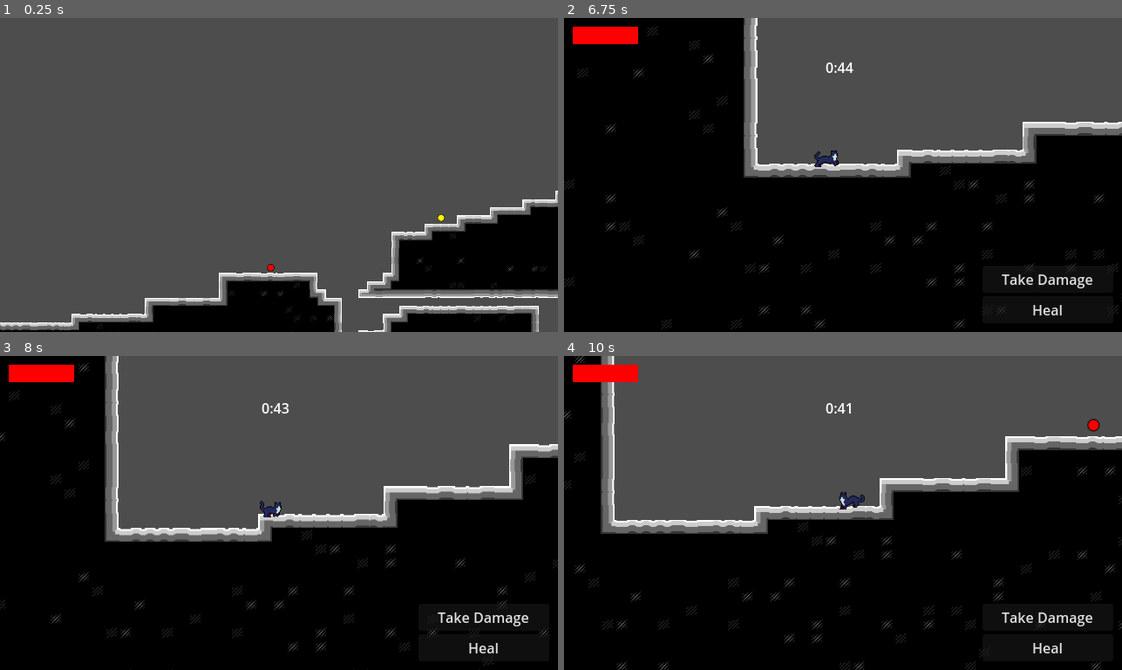
Above: before the commit, frames 1-4 (two rows, left to right).
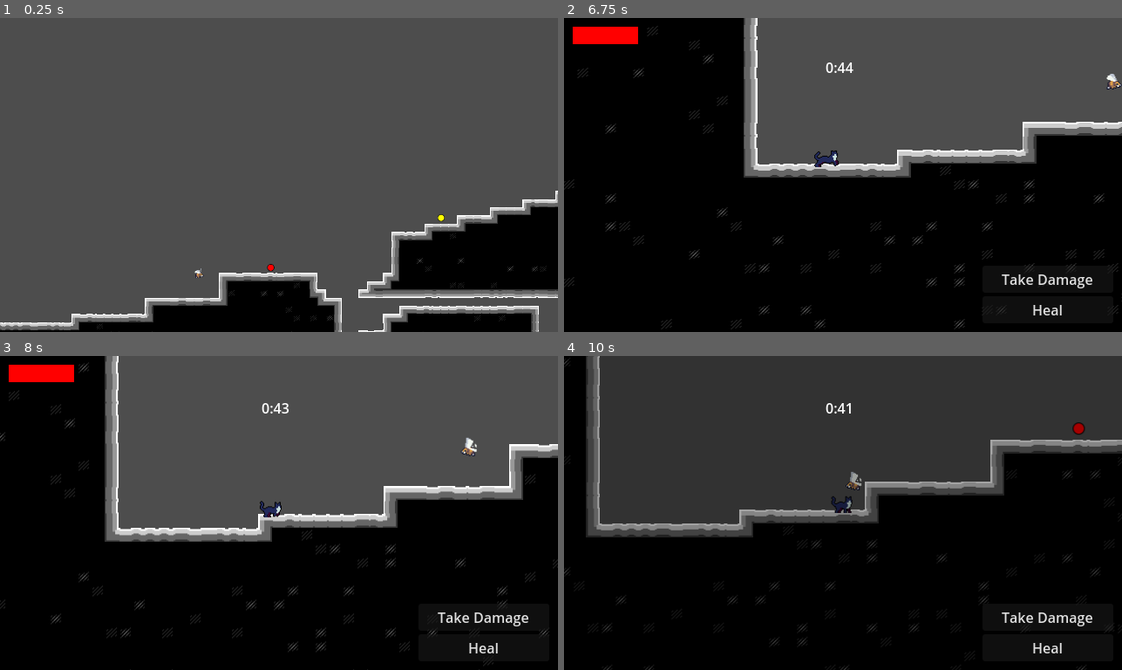
Above: after the commit, the same moments.

Repository: EmperorCookie/groundhogvania
Game: Godot game, scene res://levels/prototype/prototype_level.tscn
Two runs of this game, one before a commit and one after it. Both use one fixed random seed, a clock stepped at 60 frames per second and the inputs below. This scene is started directly instead of the project's main scene.
Inputs:
- Up to frame 1 (0.25 s): no input
- Up to frame 2 (6.75 s): hold Right (player_right) 0.53-1.25 s; tap Shift (player_dash) at 0.6, 2.1, 2.85, 3.6, 5.1, 5.85, 6.6 s; tap Space (player_jump) at 0.77, 2.27, 3.77, 5.27, 6.02 s; click "Take Damage" at 1.25 s; hold Right (player_right) 2.03-2.78 s; hold Left (player_left) 2.78-4.25 s; click "Heal" at 4.25 s; hold Left (player_left) 5.03-5.78 s; hold Right (player_right) from 5.78 s (still down)
- Up to frame 3 (8 s): keep holding Right (player_right); tap Shift (player_dash) at 7.35 s; tap Space (player_jump) at 7.52 s
- Up to frame 4 (10 s): tap Shift (player_dash) at 8.1, 8.85, 9.6 s; tap Space (player_jump) at 8.27, 9.02 s; release Right (player_right) at 9.53 s; hold Left (player_left) from 9.53 s (still down)

The runs differ from the first frame. In frame 1, less than 0.1% of the frame differs, in the area x 34-37%, y 79-83%; in frame 2, less than 0.1%; in frame 3, 0.1%; in frame 4, 46%, in the area x 0-100%, y 0-100%.

Commit message:
Added bee enemy

Diff:
--- /dev/null
+++ b/enemies/bee/bee.gd
@@ -0,0 +1,71 @@
+class_name Bee
+
+extends CharacterBody2D
+
+# References
+@export var player: Player = null
+@export var animation_player: AnimationPlayer = null
+@export var horizontal_flipper: Node2D = null
+
+# Stats
+@export var aggro_distance = 16 * Player.GRID
+@export var deaggro_distance = 24 * Player.GRID
+@export var speed = 8 * Player.GRID
+@export var acceleration = 4
+@export var bounce_speed = 12 * Player.GRID
+
+# Animations
+var animations: Dictionary[String, String] = {
+	fly = "bee/fly",
+	death = "bee/death",
+}
+
+# State
+var target: Player = null
+var bounce: Vector2 = Vector2.ZERO
+var neutralized: bool = false
+
+func _ready():
+	animation_player.play(animations["fly"])
+
+func _physics_process(delta: float):
+	var _player_distance: float = (position - player.position).length() / Player.METER_PX
+	if _player_distance <= aggro_distance and target == null:
+		target = player
+	if _player_distance > deaggro_distance:
+		target = null
+	var _direction: Vector2 = Vector2.ZERO
+	if target != null and not neutralized:
+		_direction = (player.position - position).normalized()
+	var _velocity: Vector2 = Player.velocity_meter(self)
+	var _acceleration: float = speed * acceleration * delta
+	if bounce != Vector2.ZERO:
+		_velocity = bounce
+		bounce = Vector2.ZERO
+	if _direction != Vector2.ZERO:
+		_velocity += _direction * _acceleration
+	else:
+		_velocity = _velocity.normalized() * max(_velocity.length() - _acceleration, 0)
+	if _velocity.length() > speed:
+		_velocity = _velocity.normalized() * speed
+	velocity = _velocity * Player.METER_PX
+	horizontal_flipper.scale.x = 1 if velocity.x >= 0 else -1
+	move_and_slide()
+	for i in get_slide_collision_count():
+		var collision: KinematicCollision2D = get_slide_collision(i)
+		var collider: Object = collision.get_collider()
+		if bounce == Vector2.ZERO:
+			bounce = collision.get_normal() * bounce_speed
+		if collider is Player:
+			var _player_velocity: Vector2 = Player.velocity_meter(collider)
+			print_debug(collider.position, ", ", position, ", ", _player_velocity)
+			if collider.position.y < position.y and _player_velocity.y >= 0:
+				collider.impulse.y = -bounce_speed
+				collider.impulse.x = _player_velocity.x
+				neutralized = true
+				animation_player.play(animations["death"])
+			elif not neutralized:
+				collider.facing = 1 if position.x - collider.position.x >= 0 else -1
+				collider.player_take_damage()
+	if neutralized and animation_player.current_animation != animations["death"]:
+		queue_free()
--- a/enemies/bee/bee.tscn
+++ b/enemies/bee/bee.tscn
@@ -1,6 +1,8 @@
-[gd_scene load_steps=8 format=3 uid="uid://b0simqtpgrgef"]
+[gd_scene load_steps=10 format=3 uid="uid://b0simqtpgrgef"]
 
 [ext_resource type="Texture2D" uid="uid://cuiwnumvxadxs" path="res://assets/bee/S_Walk.png" id="1_gak08"]
+[ext_resource type="Script" uid="uid://borceaifva6tq" path="res://enemies/bee/bee.gd" id="1_tfew5"]
+[ext_resource type="Texture2D" uid="uid://bnok5cqfiue7x" path="res://assets/bee/S_Death.png" id="3_atr2t"]
 
 [sub_resource type="Animation" id="Animation_atr2t"]
 length = 0.001
@@ -16,6 +18,18 @@
 "update": 1,
 "values": [2]
 }
+tracks/1/type = "value"
+tracks/1/imported = false
+tracks/1/enabled = true
+tracks/1/path = NodePath(".:texture")
+tracks/1/interp = 1
+tracks/1/loop_wrap = true
+tracks/1/keys = {
+"times": PackedFloat32Array(0),
+"transitions": PackedFloat32Array(1),
+"update": 1,
+"values": [ExtResource("1_gak08")]
+}
 
 [sub_resource type="AnimationLibrary" id="AnimationLibrary_edrlf"]
 _data = {
@@ -23,11 +37,37 @@
 }
 
 [sub_resource type="Animation" id="Animation_tfew5"]
+length = 0.400007
+step = 0.0666667
+tracks/0/type = "value"
+tracks/0/imported = false
+tracks/0/enabled = true
+tracks/0/path = NodePath(".:frame")
+tracks/0/interp = 1
+tracks/0/loop_wrap = true
+tracks/0/keys = {
+"times": PackedFloat32Array(0, 0.0666667, 0.133333, 0.2, 0.266667, 0.333333),
+"transitions": PackedFloat32Array(1, 1, 1, 1, 1, 1),
+"update": 1,
+"values": [0, 1, 2, 3, 4, 5]
+}
+tracks/1/type = "value"
+tracks/1/imported = false
+tracks/1/enabled = true
+tracks/1/path = NodePath(".:texture")
+tracks/1/interp = 1
+tracks/1/loop_wrap = true
+tracks/1/keys = {
+"times": PackedFloat32Array(0),
+"transitions": PackedFloat32Array(1),
+"update": 1,
+"values": [ExtResource("3_atr2t")]
+}
 
 [sub_resource type="Animation" id="Animation_gak08"]
 length = 0.400007
 loop_mode = 1
-step = 0.0166667
+step = 0.0666667
 tracks/0/type = "value"
 tracks/0/imported = false
 tracks/0/enabled = true
@@ -50,7 +90,10 @@
 [sub_resource type="CircleShape2D" id="CircleShape2D_gak08"]
 radius = 5.0
 
-[node name="Bee" type="CharacterBody2D"]
+[node name="Bee" type="CharacterBody2D" node_paths=PackedStringArray("animation_player", "horizontal_flipper")]
+script = ExtResource("1_tfew5")
+animation_player = NodePath("HorizontalFlipper/Sprite2D/AnimationPlayer")
+horizontal_flipper = NodePath("HorizontalFlipper")
 
 [node name="HorizontalFlipper" type="Node2D" parent="."]
 
--- a/levels/prototype/prototype_level.tscn
+++ b/levels/prototype/prototype_level.tscn
@@ -10,6 +10,7 @@
 [ext_resource type="PackedScene" uid="uid://e1l73ewb8ssq" path="res://items/item_add_time.tscn" id="8_jrhx3"]
 [ext_resource type="PackedScene" uid="uid://rhy5iqavhl6k" path="res://items/item_pause_time.tscn" id="9_2dl6f"]
 [ext_resource type="PackedScene" uid="uid://cvd1n27hndunl" path="res://powerups/power_up_double_jump.tscn" id="10_1fcek"]
+[ext_resource type="PackedScene" uid="uid://b0simqtpgrgef" path="res://enemies/bee/bee.tscn" id="11_o8nxb"]
 
 [node name="PrototypeLevel" type="Node2D"]
 
@@ -52,3 +53,7 @@
 
 [node name="PowerUpDoubleJump" parent="." instance=ExtResource("10_1fcek")]
 position = Vector2(563, 1015)
+
+[node name="Bee" parent="." node_paths=PackedStringArray("player") instance=ExtResource("11_o8nxb")]
+position = Vector2(-92, 340)
+player = NodePath("../Player")
--- a/player/player.gd
+++ b/player/player.gd
@@ -81,13 +81,13 @@
 func get_animation(sprite_name: String, animation: String):
 	return sprite_name + "/" + animation
 
-func jump_velocity(gravity: float, height: float) -> float:
+static func jump_velocity(gravity: float, height: float) -> float:
 	return sqrt(2) * sqrt(gravity) * sqrt(height)
 
-func velocity_meter() -> Vector2:
-	return (velocity if is_on_floor() else get_real_velocity()) / METER_PX
-
-func input_state(action: String) -> int:
+static func velocity_meter(character: CharacterBody2D) -> Vector2:
+	return (character.velocity if character.is_on_floor() else character.get_real_velocity()) / METER_PX
+
+static func input_state(action: String) -> int:
 	return (
 		2 if Input.is_action_just_pressed(action)
 		else 1 if Input.is_action_pressed(action)
@@ -127,7 +127,7 @@
 	dash_action: int,
 	delta: float,
 ) -> bool:
-	var _velocity: Vector2 = velocity_meter()
+	var _velocity: Vector2 = velocity_meter(self)
 	var turning: bool = false
 	# Impulse
 	if impulse_reset:
@@ -227,7 +227,7 @@
 		last_animation = animation
 
 func update_animation(turning: bool, _delta: float):
-	var _velocity: Vector2 = velocity_meter()
+	var _velocity: Vector2 = velocity_meter(self)
 	horizontal_flipper.scale.x = facing
 	if hurt_timer > 0:
 		play_animation("hurt")
@@ -259,6 +259,8 @@
 
 # Removes HP from the player and calls the player_hud.gd to update the display
 func player_take_damage():
+	if current_hp <= 0 or hurt_timer > 0:
+		return
 	current_hp = clamp(current_hp - 1, 0, max_hp)
 	player_hud.update_segments(current_hp)
 	damage_sound.play()
Not shown, added: enemies/bee/bee.gd.uid
Not shown: 1 places in levels/prototype/prototype_level.tscn that only renumber resources
